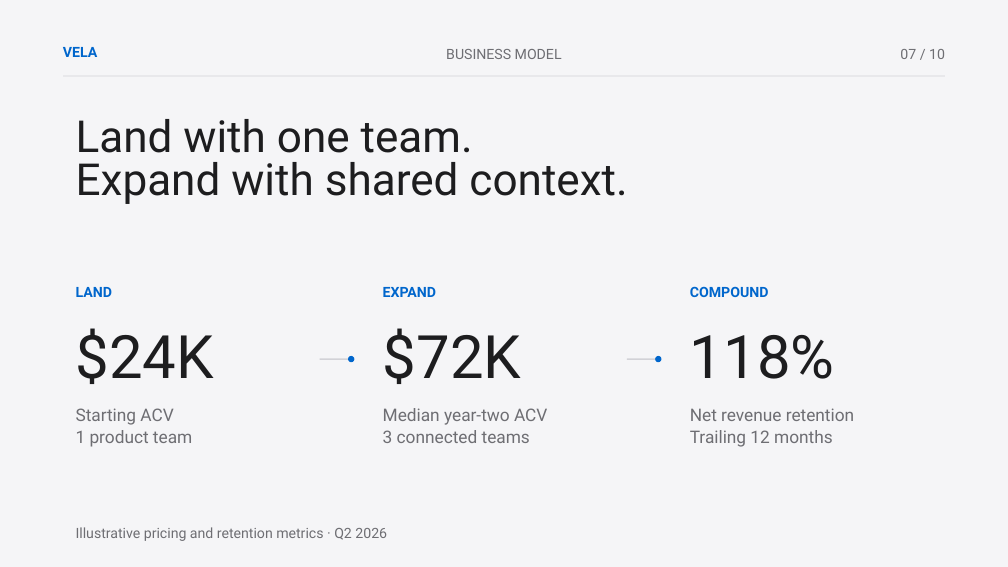
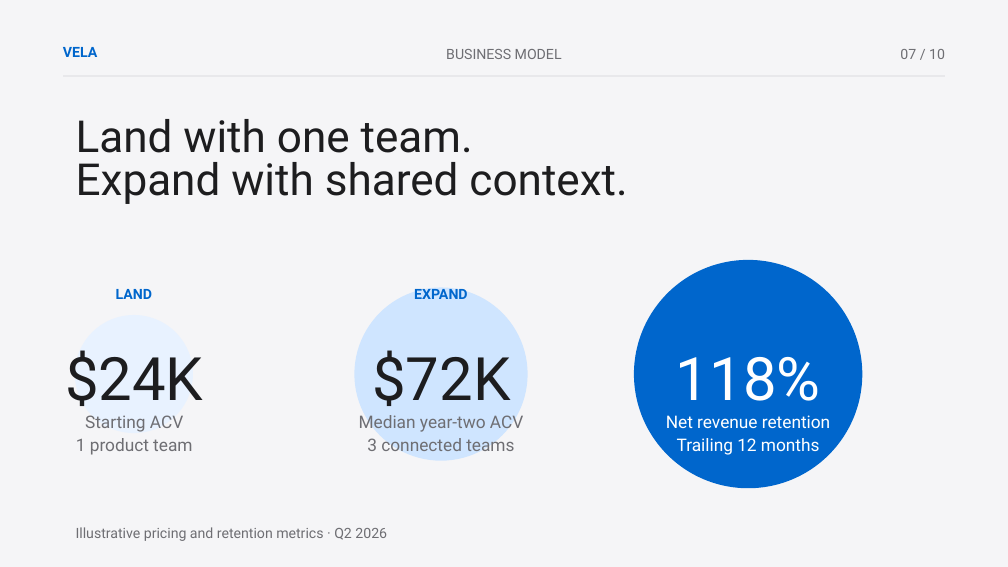
Before and after one commit to sjquant/quickthumb, a slide deck: slide 7 of examples/investor_deck.pptx. Drawn at 1008x567 pixels with LibreOffice and Linux fonts; fonts in the diff are those of the drawing. Boxes give left, top, right and bottom in pixels: in the first picture for what was removed or moved away, otherwise in the second. Text is boxed around its words. In the diff, an @@ line names an element or a change of style, - is before the commit and + after.

```diff
--- a/examples/investor_deck.pptx
+++ b/examples/investor_deck.pptx
@@ ellipse added at box(634, 260, 863, 488), fill #0066CC @@
@@ text "LAND": place and size @@
-text "LAND" at box(76, 287, 112, 297)
+text "LAND" at box(116, 289, 152, 299)
@@ ellipse: place and size @@
-ellipse at box(348, 356, 354, 362)
+ellipse at box(355, 287, 528, 461)
@@ ellipse at box(355, 287, 528, 461): fill #0066CC to #CFE5FF @@
@@ text "EXPAND": place and size @@
-text "EXPAND" at box(383, 287, 436, 297)
+text "EXPAND" at box(414, 289, 467, 299)
@@ text removed at box(690, 286, 769, 297) @@
-COMPOUND
@@ ellipse added at box(75, 315, 193, 433), fill #E8F2FF @@
@@ alignment left to centre in 6 elements at box(414, 289, 467, 299), box(359, 415, 523, 451), box(372, 350, 510, 406), box(76, 415, 192, 455), box(116, 289, 152, 299), box(65, 350, 203, 406) @@
@@ rectangle removed at box(320, 358, 353, 360) @@
@@ rectangle removed at box(627, 358, 660, 360) @@
@@ ellipse removed at box(656, 356, 662, 362) @@
@@ 3 texts: place and size @@
-3 texts at box(76, 328, 835, 384)
+3 texts at box(65, 350, 821, 406)
@@ text "118%" at box(676, 357, 821, 401): text colour #1D1D1F to #FFFFFF; alignment left to centre @@
@@ text "Starting ACV": place and size @@
-text "Starting ACV" at box(76, 408, 192, 447)
+text "Starting ACV" at box(76, 415, 192, 455)
@@ text "Median year-two ACV": place and size @@
-text "Median year-two ACV" at box(383, 408, 547, 443)
+text "Median year-two ACV" at box(359, 415, 523, 451)
@@ text "Net revenue retention": place and size @@
-text "Net revenue retention" at box(690, 408, 854, 447)
+text "Net revenue retention" at box(666, 415, 830, 455)
@@ text "Net revenue retention" at box(666, 415, 830, 455): text colour #6E6E73 to #FFFFFF; alignment left to centre @@
```
Also in this commit, not shown: 7 other slides changed, 3 other files.
